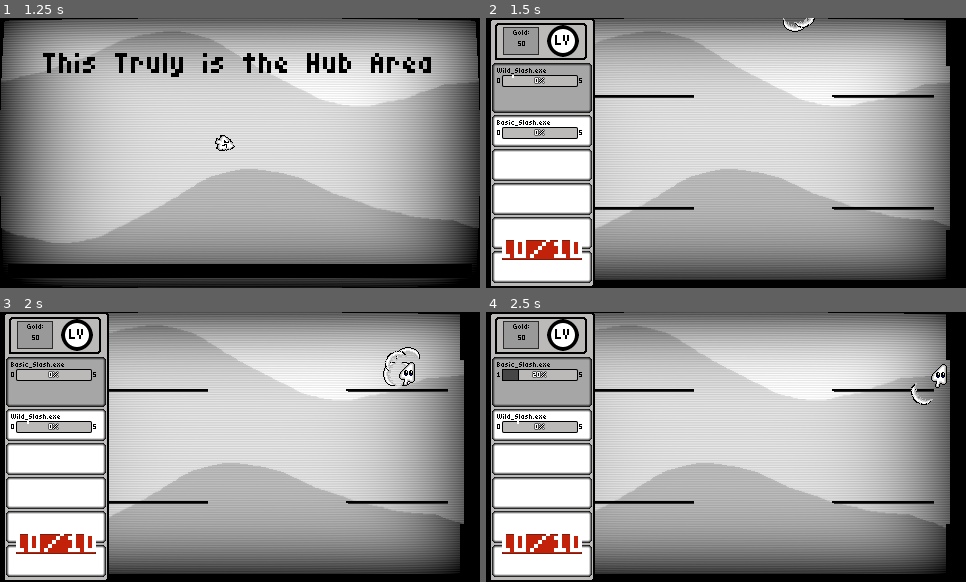
Above: before the commit, frames 1-4 (two rows, left to right).
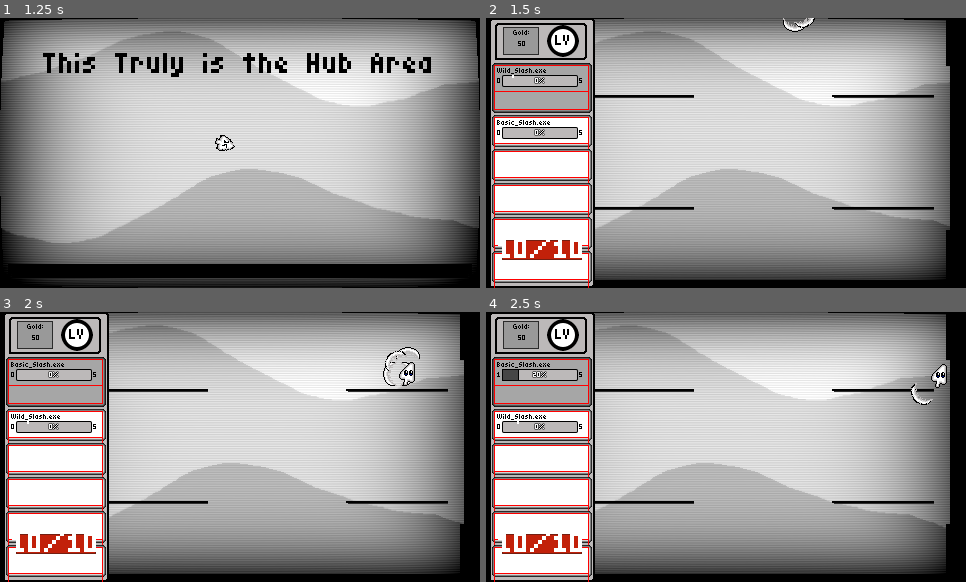
Above: after the commit, the same moments.

Repository: TNT-A/clicker-game-platformer
Game: Godot game, scene res://main_menu/main_menu.tscn
The game is run twice, just before and just after one commit, with the same random seed, the same clock (stepped at 60 frames per second) and the same inputs.
Inputs (mouse positions are in pixels of both pictures, inside the frame that each line leads up to):
- Up to frame 1 (1.25 s): click "Quick Start" at 0.5 s
- Up to frame 2 (1.5 s): tap Enter (ui_accept) at 1.25 s; move the mouse to (831, 139) at 1.27 s; press the mouse at (831, 139) at 1.28 s; hold D (Move_Right) from 1.28 s (still down)
- Up to frame 3 (2 s): keep holding D (Move_Right); tap Enter (ui_accept) at 1.52, 1.55, 1.82 s
- Up to frame 4 (2.5 s): keep holding D (Move_Right); move the mouse to (630, 460) at 2.02 s; release the mouse at (630, 460) at 2.03 s; tap Enter (ui_accept) at 2.1, 2.27 s; click (630, 460) at 2.3 s

Frame 1 is identical in both runs. In frame 2, 1.1% of the frame differs, in the area x 1-22%, y 17-100%; in frame 3, 1.1%; in frame 4, 1.1%.

Commit message:
Kyle when he has to lock in :(
It's cooked.
The swapping works now, if you drag one ability over the other then you can switch the 2. The issue is there is no animation for it. It's super scuffed rn but the code for it is to fragile to make a swap positions animation possible. Gonna rewrite some code then work on it more

Diff:
--- a/clicker-platformer/clicker_panel/ability/ability_panel.gd
+++ b/clicker-platformer/clicker_panel/ability/ability_panel.gd
@@ -40,6 +40,10 @@
 var selected : bool = false
 var hovered : bool = false
 var dragged : bool = false
+var home : bool = true
+var swapping : bool = false
+
+var home_lerp : float  = .3
 
 func _ready() -> void:
 	SignalBus.update_selected.connect(update)
@@ -54,16 +58,37 @@
 	progress_bar.max_value = ability_max
 	update_bar()
 
-func _physics_process(delta: float) -> void:
+func _process(delta: float) -> void:
 	if dragged:
+		#print("dragger")
+		z_index = 1
+		home = false
 		global_position = get_global_mouse_position() - Vector2(custom_minimum_size.x/2, custom_minimum_size.y/2)
+		hovered = true
+		$HoverHub/Collapsed.mouse_filter = Control.MOUSE_FILTER_IGNORE
+		$HoverHub/Expanded.mouse_filter = Control.MOUSE_FILTER_IGNORE
 	elif slot_pos != Vector2(0,0) and global_position != slot_pos:
-		global_position = global_position.lerp(slot_pos, .65  )
-		if global_position.distance_to(slot_pos) < 1:
-			global_position = slot_pos
+		$HoverHub/Collapsed.mouse_filter = Control.MOUSE_FILTER_IGNORE
+		$HoverHub/Expanded.mouse_filter = Control.MOUSE_FILTER_IGNORE
+		#print("yahoo")
+		z_index = 0
+		global_position = global_position.lerp(slot_pos, home_lerp)
+	if global_position.distance_to(slot_pos) < 3 and !home and !dragged and !swapping:
+		$HoverHub/Collapsed.mouse_filter = Control.MOUSE_FILTER_PASS
+		$HoverHub/Expanded.mouse_filter = Control.MOUSE_FILTER_PASS
+		global_position = slot_pos
+		home = true
+		hovered = false
+
+func set_slot_pos():
+	slot_pos = global_position
+
+func go_home():
+	if slot_pos != Vector2(0, 0):
+		global_position = slot_pos
 
 func _input(event: InputEvent) -> void:
-	if event.is_action_pressed("Click") and hovered:
+	if event.is_action_pressed("Click") and hovered and home:
 		slot_pos = global_position
 		dragged = true
 	if event.is_action_released("Click"):
@@ -179,15 +204,21 @@
 		child.queue_free()
 
 func _on_collapsed_mouse_entered() -> void:
+	#print("Hovering ", slot_num)
 	hovered = true
 
 func _on_collapsed_mouse_exited() -> void:
-	if !Input.is_action_pressed("Click"):
-		hovered = false
+	#print("Stopped hovering ", slot_num)
+	#if !Input.is_action_pressed("Click"):
+		#hovered = false
+	hovered = false
 
 func _on_expanded_mouse_entered() -> void:
+	#print("Hovering ", slot_num)
 	hovered = true
 
 func _on_expanded_mouse_exited() -> void:
-	if !Input.is_action_pressed("Click"):
-		hovered = false
+	#print("Stopped hovering ", slot_num)
+	#if !Input.is_action_pressed("Click"):
+		#hovered = false
+	hovered = false
--- a/clicker-platformer/clicker_panel/ability/ability_panel.tscn
+++ b/clicker-platformer/clicker_panel/ability/ability_panel.tscn
@@ -24,6 +24,7 @@
 [node name="AbilityPanel" type="Control"]
 custom_minimum_size = Vector2(92, 20)
 layout_mode = 3
+anchors_preset = 0
 offset_right = 92.0
 offset_bottom = 20.0
 mouse_filter = 2
@@ -97,7 +98,7 @@
 anchors_preset = 0
 offset_right = 92.0
 offset_bottom = 42.0
-mouse_filter = 1
+mouse_filter = 2
 
 [node name="Collapsed" type="ReferenceRect" parent="HoverHub"]
 layout_mode = 0
@@ -105,6 +106,8 @@
 offset_top = -1.0
 offset_right = 93.0
 offset_bottom = 25.0
+mouse_filter = 2
+editor_only = false
 
 [node name="Expanded" type="ReferenceRect" parent="HoverHub"]
 layout_mode = 0
@@ -113,6 +116,7 @@
 offset_right = 93.0
 offset_bottom = 43.0
 mouse_filter = 2
+editor_only = false
 
 [connection signal="mouse_entered" from="HoverHub/Collapsed" to="." method="_on_collapsed_mouse_entered"]
 [connection signal="mouse_exited" from="HoverHub/Collapsed" to="." method="_on_collapsed_mouse_exited"]
--- a/clicker-platformer/clicker_panel/panel/clicker_panel.gd
+++ b/clicker-platformer/clicker_panel/panel/clicker_panel.gd
@@ -65,10 +65,29 @@
 			is_dragging = true
 	return is_dragging
 
+func check_swap():
+	var swap : bool = false
+	var num_hovered : int = 0
+	var panel1 : AbilityPanel = null
+	var panel2 : AbilityPanel = null
+	for panel in panels:
+		if panel.hovered == true:
+			num_hovered += 1
+			if panel1 == null:
+				panel1 = panel
+			elif panel2 == null:
+				panel2 = panel
+	print(num_hovered," ", panel1, " ",panel2)
+	if num_hovered >= 2:
+		swap_ability(panel1.slot_num, panel2.slot_num)
+
 func _input(event: InputEvent) -> void:
 	if event.is_action_pressed("Click"):
 		#panel_clicks[selected_panel] += 1
 		panels[selected_panel].click()
+	if event.is_action_released("Click"):
+		check_swap()
+		print("checked swap")
 		#print("You've clicked: ", panels[selected_panel], " And you've clicked: ", panel_clicks[selected_panel])
 	if !is_dragging():
 		if event.is_action_pressed("Scroll_Up"):
@@ -212,6 +231,12 @@
 func swap_ability(slot1:int, slot2:int):
 	var panel1 : AbilityPanel = panels[slot1]
 	var panel2 : AbilityPanel = panels[slot2]
+	panel1.go_home()
+	panel2.go_home()
+	#panel1.swapping = true
+	#panel1.swapping = true
+	var pos1 = panel1.global_position
+	var pos2 = panel2.global_position
 	var panel1_info : Dictionary = {
 		"ability_type" = ability_list.find(panel1.ability_type),
 		"active" = panel1.active,
@@ -232,5 +257,18 @@
 		"length_level" = panel2.length_level,
 		"rarity" = panel2.rarity
 		}
+	#var tween = get_tree().create_tween()
+	#tween.parallel().tween_property(panel2, "global_position", pos1, 0.6)
+	#tween.parallel().tween_property(panel1, "global_position", pos2, 0.6)
+	#tween.play()
+	#if tween.finished:
+		#selected_panel = panel1.slot_num
+		#print("Done with tween")
+		#panel1.go_home()
+		#panel2.go_home()
+		#panel1.swapping = false
+		#panel2.swapping = false
+		#set_ability(panel1, panel2_info)
+		#set_ability(panel2, panel1_info)
 	set_ability(panel1, panel2_info)
 	set_ability(panel2, panel1_info)
--- a/clicker-platformer/clicker_panel/panel/clicker_panel.tscn
+++ b/clicker-platformer/clicker_panel/panel/clicker_panel.tscn
@@ -47,41 +47,34 @@
 
 [node name="VBoxContainer" type="VBoxContainer" parent="PanelContainer/VBoxContainer"]
 layout_mode = 2
-mouse_filter = 2
 theme_override_constants/separation = 10
 
 [node name="AbilityPanel1" parent="PanelContainer/VBoxContainer/VBoxContainer" instance=ExtResource("2_uwsyt")]
 layout_mode = 2
-mouse_filter = 0
 ability_type = ExtResource("5_i4b7g")
 
 [node name="AbilityPanel2" parent="PanelContainer/VBoxContainer/VBoxContainer" instance=ExtResource("2_uwsyt")]
 layout_mode = 2
-mouse_filter = 0
 slot_num = 1
 ability_type = ExtResource("6_gjnti")
 
 [node name="AbilityPanel3" parent="PanelContainer/VBoxContainer/VBoxContainer" instance=ExtResource("2_uwsyt")]
 layout_mode = 2
-mouse_filter = 0
 slot_num = 2
 ability_type = ExtResource("7_c6ukv")
 
 [node name="AbilityPanel4" parent="PanelContainer/VBoxContainer/VBoxContainer" instance=ExtResource("2_uwsyt")]
 layout_mode = 2
-mouse_filter = 0
 slot_num = 3
 ability_type = ExtResource("8_8q1aa")
 
 [node name="AbilityPanel5" parent="PanelContainer/VBoxContainer/VBoxContainer" instance=ExtResource("2_uwsyt")]
 layout_mode = 2
-mouse_filter = 0
 slot_num = 4
 ability_type = ExtResource("9_xvhj1")
 
 [node name="AbilityPanel6" parent="PanelContainer/VBoxContainer/VBoxContainer" instance=ExtResource("2_uwsyt")]
 layout_mode = 2
-mouse_filter = 0
 slot_num = 5
 ability_type = ExtResource("10_6hi82")
 
